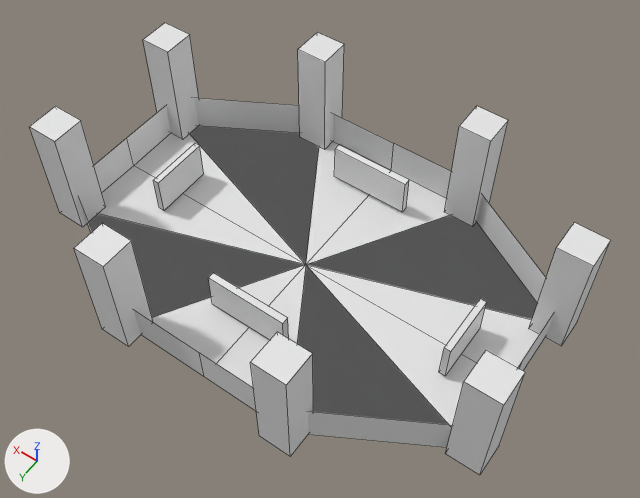
Before and after pictures for a commit that changed the Blender file Assets/models/arena1.blend.
Both versions are drawn from a 50 mm lens placed at (-15.1, 20.0, 33.1), pointed at (-1.0, 0.3, 2.1). Lighting does not change. The marker at lower left points along +X, +Y and +Z. Mesh edges are drawn as thin lines.

The first picture shows 'base', 'longwall 2', 'longwall1', 'pillar', 'pillar.001', 'pillar.002', 'pillar.003', 'pillar.004', 'pillar.005', 'pillar.006', 'pillar.007', 'shortwall 2'.
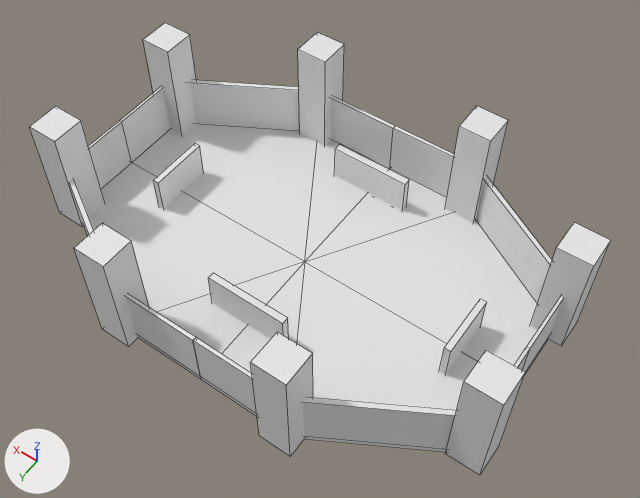
Commit message: arena fix

Changed parts and their boxes (x1, y1, x2, y2) in the pictures (640 x 498 px):
'base', reshaped, moved, rescaled (7% taller): before (80, 98, 554, 447); after (70, 80, 563, 452)

Edits to the bpy script that builds the scene:
```text
Change me_plane:
    used by ob_base; location = (0.0, 0.0, -0.17); scale = (7.38, 7.38, 7.38)
    remove me_plane.from_pydata(...)  # 9 vertices, 6 faces; spans x 0.0..1.484, y 0.0..1.0, z 0.0..0.268
    add me_plane.from_pydata(...)  # 26 vertices, 26 faces, 2 loose edges; spans x -0.013..11.098, y -0.004..7.486, z -1.005..2.118
    me_plane part 1: the whole mesh is rebuilt
Change ob_base:
    ob_base.scale: (7.38, 7.38, 7.38) -> (1.0, 1.0, 1.0)
    ob_base.location: (0.0, 0.0, -0.17) -> (0.01, 0.07, 0.83)
```
